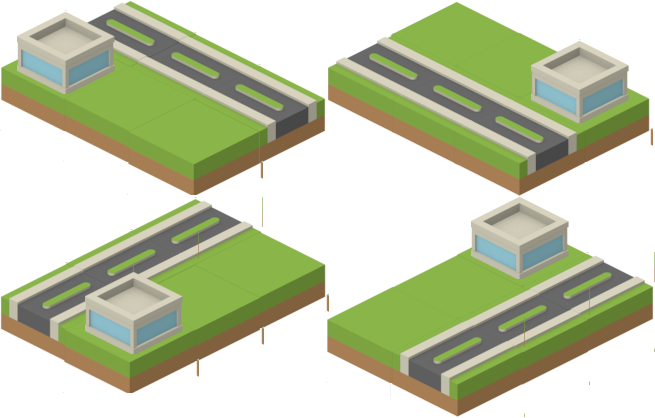
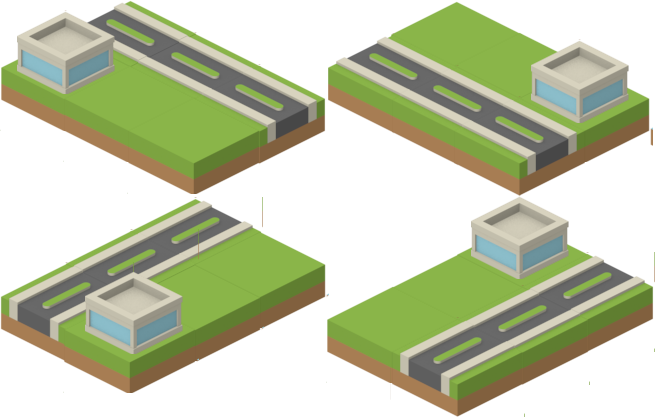
Layers edited between the first and the second (655, 418) image:
painted on "Pasted Layer #21" over (127, 98, 263, 195)
painted on "Pasted Layer #16" over (194, 359, 199, 377)
painted on "Pasted Layer #17" over (261, 327, 264, 345)
painted on "Pasted Layer #18" over (326, 294, 329, 312)
painted on "Pasted Layer #7" over (519, 317, 525, 353)
painted on "Pasted Layer #6" over (589, 285, 590, 316)
